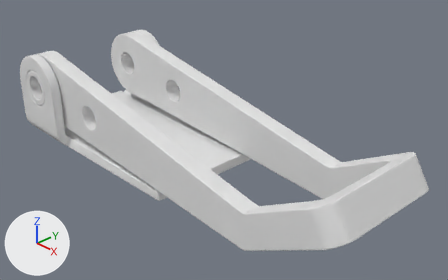
What one commit did to the Blender file LatchClamp.blend.
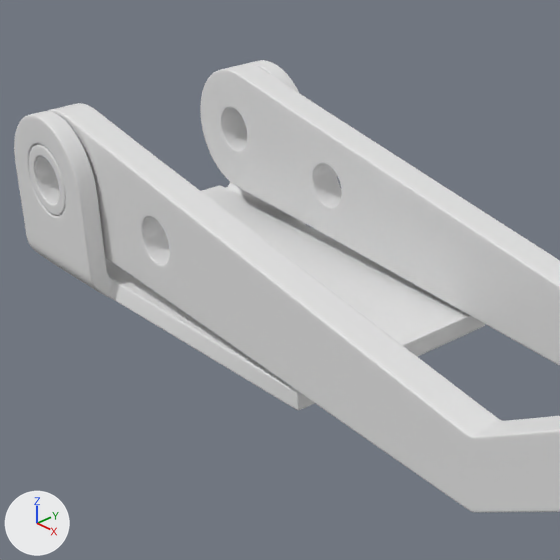
Each version is shown whole from a 50 mm camera at (0.0998, -0.0791, 0.0691) aimed at (0.0116, 0.0037, 0.01), then close up on the part from 3% to 64% of the width and 0% to 98% of the height. Lighting does not change. The marker at lower left points along +X, +Y and +Z.

The first close-up shows 'Lever', 'Mounting base'.
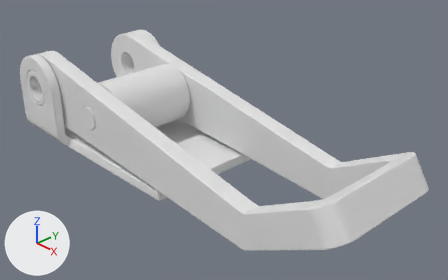
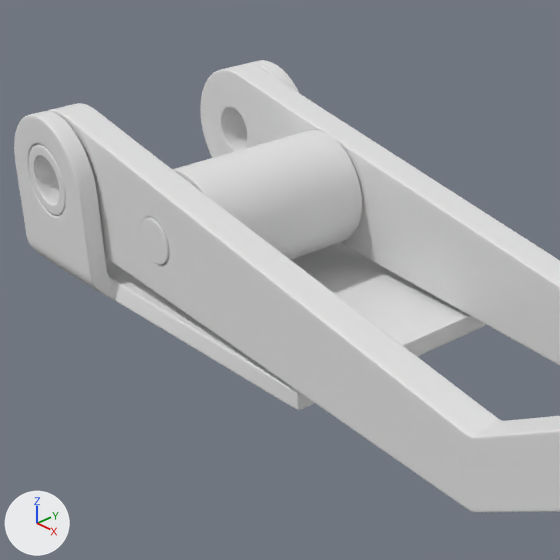
Patch to the scene script:
```diff
--- a/LatchClamp.blend.py
+++ b/LatchClamp.blend.py
@@ me_cube_004 @@
+me_cube_004.from_pydata(...)  # 320 vertices, 289 faces; spans x -0.432..-0.14, y -0.295..0.0, z 0.11..0.402
@@ ob_screwbearing @@
+ob_screwbearing = bpy.data.objects.new('ScrewBearing', me_cube_004)
+ob_screwbearing.location = (0.0, 0.0, 0.0)
+ob_screwbearing.scale = (0.0481, 0.0481, 0.0481)
+_m = ob_screwbearing.modifiers.new('Subdivision', 'SUBSURF')
+_m.levels = 3
+_m.render_levels = 3
+_m = ob_screwbearing.modifiers.new('Mirror', 'MIRROR')
+_m.use_axis = (False, True, False)
```

What differs and where, as boxes (x1, y1, x2, y2) in the close-ups (560 x 560 px):
'ScrewBearing', added
    after: (141, 130, 362, 265)
